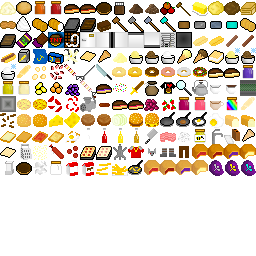
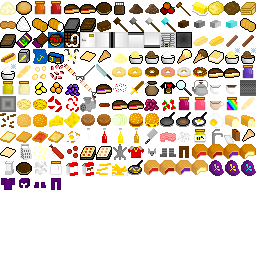
Before/after of a 256px x 256px layered artwork. What changed in the layer stack:
added layer "Pasted Layer #191" above "Pasted Layer #190" over [51, 178, 61, 190]
added layer "Pasted Layer #190" above "Pasted Layer #189" over [34, 182, 46, 188]
added layer "Pasted Layer #189" above "Pasted Layer #188" over [19, 178, 30, 188]
added layer "Pasted Layer #188" above "Pasted Layer #187" over [1, 178, 15, 190]
added layer "Pasted Layer #187" above "Pasted Layer #186" over [226, 20, 237, 28]
added layer "Pasted Layer #186" above "Pasted Layer #185" over [178, 20, 189, 28]
added layer "Pasted Layer #185" above "Pasted Layer #184" over [210, 20, 221, 28]
added layer "Pasted Layer #184" above "Pasted Layer #183" over [194, 20, 205, 28]
added layer "Pasted Layer #183" above "Pasted Layer #182" over [161, 17, 176, 32]
added layer "Pasted Layer #182" above "Pasted Layer #181" over [145, 17, 160, 32]
added layer "Pasted Layer #181" above "Pasted Layer #180" over [129, 17, 144, 32]
added layer "Pasted Layer #180" above "Pasted Layer #179" over [113, 17, 128, 32]
hid "Pasted Layer #30" over [226, 21, 238, 29]
hid "Pasted Layer #29" over [210, 21, 222, 29]
hid "Pasted Layer #28" over [178, 21, 190, 29]
hid "Pasted Layer #27" over [194, 21, 206, 29]
hid "Pasted Layer #26" over [160, 16, 176, 32]
hid "Pasted Layer #25" over [144, 16, 160, 32]
hid "Pasted Layer #24" over [128, 16, 144, 32]
hid "Pasted Layer #23" over [112, 16, 128, 32]
